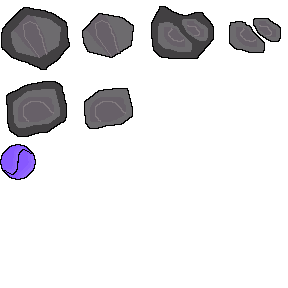
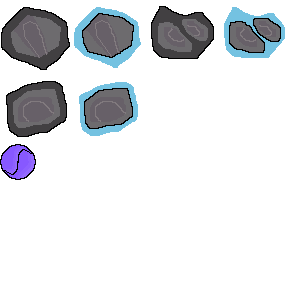
Revision of a layered 288×288 image; what changed, layer by layer:
painted on "5" over [79, 82, 138, 136]
painted on "3" over [224, 7, 285, 58]
painted on "1" over [74, 7, 141, 68]
